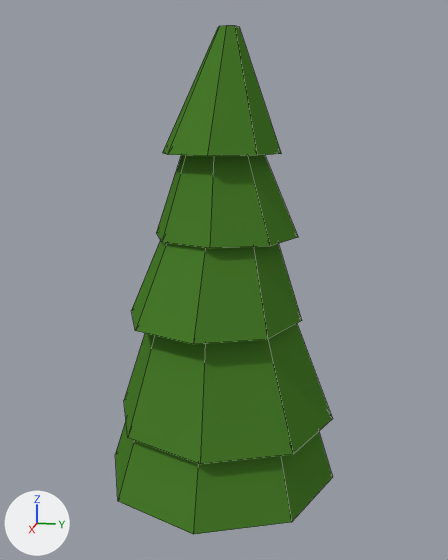
The Blender file Unity/Assets/Resources/Blends/tree_1.blend, before and after one commit.
Both versions are drawn from a 50 mm lens placed at (5.77, 1.18, 3.74), pointed at (0.03, 0.04, 2.31). Lighting does not change. The marker at lower left points along +X, +Y and +Z. Mesh edges are drawn as thin lines.

Before the edit, the objects in view are built like this:
```python
me_cylinder_001 = bpy.data.meshes.new('Cylinder.001')
me_cylinder_001.from_pydata(...)  # 104 vertices, 92 faces; spans x -2.22..2.4, y -2.31..2.31, z -1.27..1.05
# faces by material slot: [83, 9]
me_cylinder_001.materials.append(mat_tree_1)  # green #4a7e2c
me_cylinder_001.materials.append(mat_tree_2)  # brown #423123
ob_cylinder = bpy.data.objects.new('Cylinder', me_cylinder_001)
ob_cylinder.location = (0.0, 0.0, 2.5)
ob_cylinder.scale = (0.5, 0.5, 2.0)
```
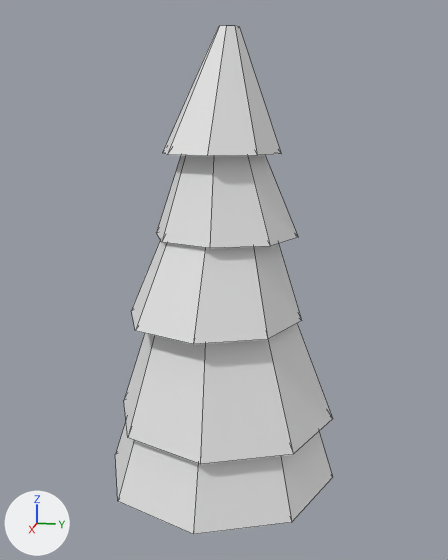
Where the newer file only moved an object's origin or applied its transform, the numbers keep the older frame.

Where the change shows, as pixel boxes [x1, y1, x2, y2] in the pictures (448 x 560 px):
part 1 of me_cylinder_001, recoloured (green to white)
    both: [115, 26, 333, 534]

What the commit changed:
me_cylinder_001 is used by ob_cylinder; location (0.0, 0.0, 2.5); scale (0.5, 0.5, 2.0).
me_cylinder_001 had 104 vertices, 92 faces and spanned x -2.22..2.4, y -2.31..2.31, z -1.27..1.05.
me_cylinder_001 no longer uses material mat_tree_2 (brown #423123).
me_cylinder_001 now has 88 vertices, 82 faces and spans x -2.22..2.4, y -2.31..2.31, z -1.09..1.05.
me_cylinder_001 part 1: 82 faces spanning x -2.22..2.4, y -2.31..2.31, z -1.09..1.05 switch from mat_tree_1 (green #4a7e2c) to no material.
